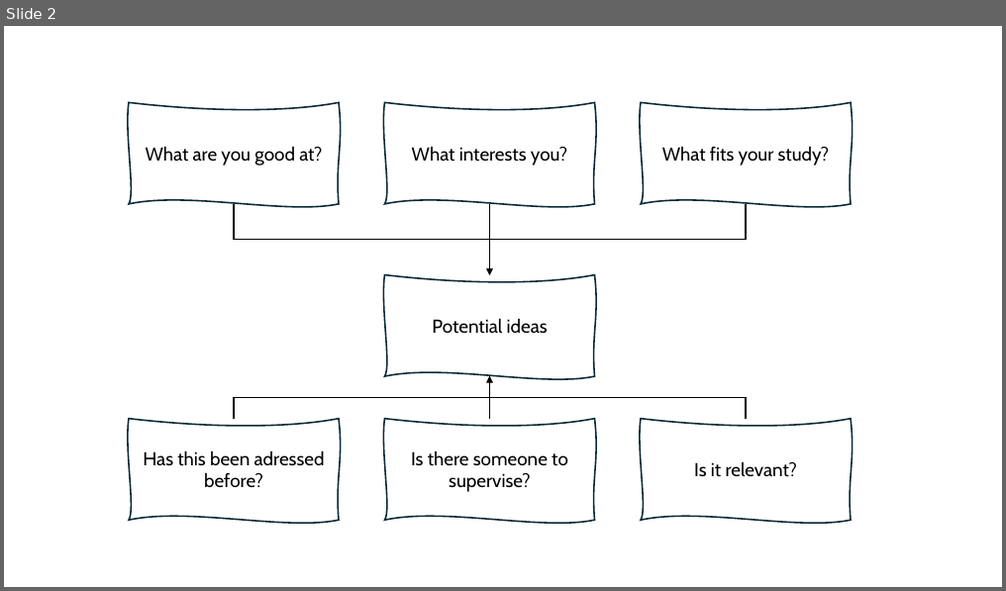
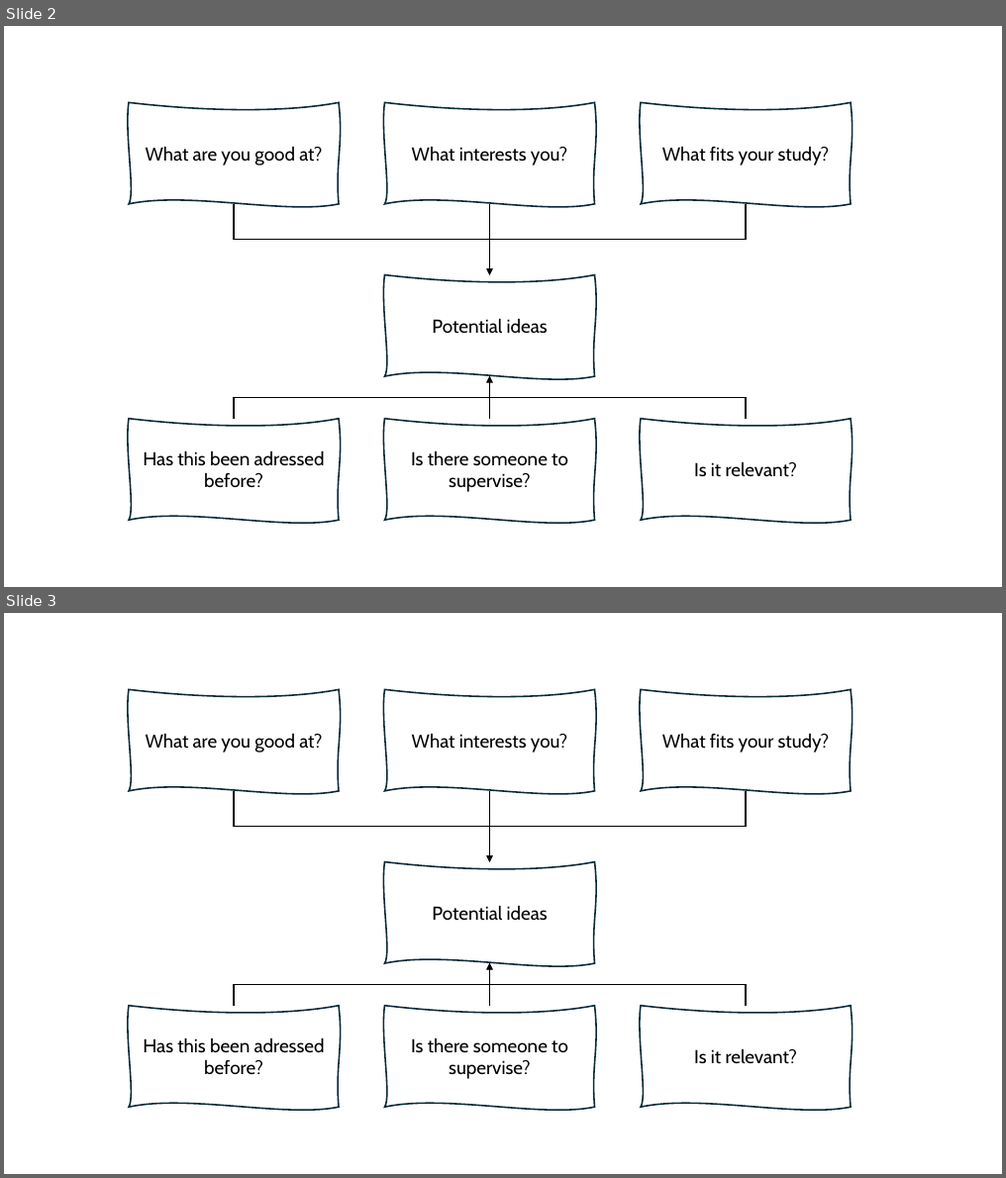
Before and after one commit to ehilzinger/Lectures, a slide deck: static/files/graphics.pptx. Shown one above the other, each under a label of ours: slide 2 before the commit, slides 2 and 3 after it. The pictures are 1006x591 and 1006x1178 pixels, drawn with LibreOffice and Linux fonts; fonts in the diff are those of the drawing. Boxes give left, top, right and bottom in pixels: in the first picture for what was removed or moved away, otherwise in the second. Text is boxed around its words. In the diff, an @@ line names an element or a change of style, - is before the commit and + after.

```diff
--- a/static/files/graphics.pptx
+++ b/static/files/graphics.pptx
@@ slide 3 added at [4, 613, 1002, 1174], background #FFFFFF @@
@@ freeform shape added at [129, 689, 339, 791], outline #092A39 1.5 pt, 18 pt, text #000000 @@
+What are you good at?
@@ freeform shape added at [385, 689, 595, 791], outline #092A39 1.5 pt, 18 pt, text #000000 @@
+What interests you?
@@ freeform shape added at [642, 689, 850, 791], outline #092A39 1.5 pt, 18 pt, text #000000 @@
+What fits your study?
@@ elbow arrow added from (234, 791) to (490, 862), #000000 1.5 pt @@
@@ elbow arrow added from (490, 791) to (490, 862), #000000 1.5 pt @@
@@ elbow arrow added from (746, 791) to (490, 862), #000000 1.5 pt @@
@@ freeform shape added at [385, 862, 595, 964], outline #092A39 1.5 pt, 18 pt, text #000000 @@
+Potential ideas
@@ elbow arrow added from (234, 1006) to (490, 963), #000000 1.5 pt @@
@@ elbow arrow added from (490, 1006) to (490, 963), #000000 1.5 pt @@
@@ elbow arrow added from (746, 1006) to (490, 963), #000000 1.5 pt @@
@@ freeform shape added at [129, 1006, 339, 1108], outline #092A39 1.5 pt, 18 pt, text #000000 @@
+Has this been adressed before?
@@ freeform shape added at [385, 1006, 595, 1108], outline #092A39 1.5 pt, 18 pt, text #000000 @@
+Is there someone to supervise?
@@ freeform shape added at [642, 1006, 850, 1108], outline #092A39 1.5 pt, 18 pt, text #000000 @@
+Is it relevant?
```
Also in this commit, not shown: 11 other files.
